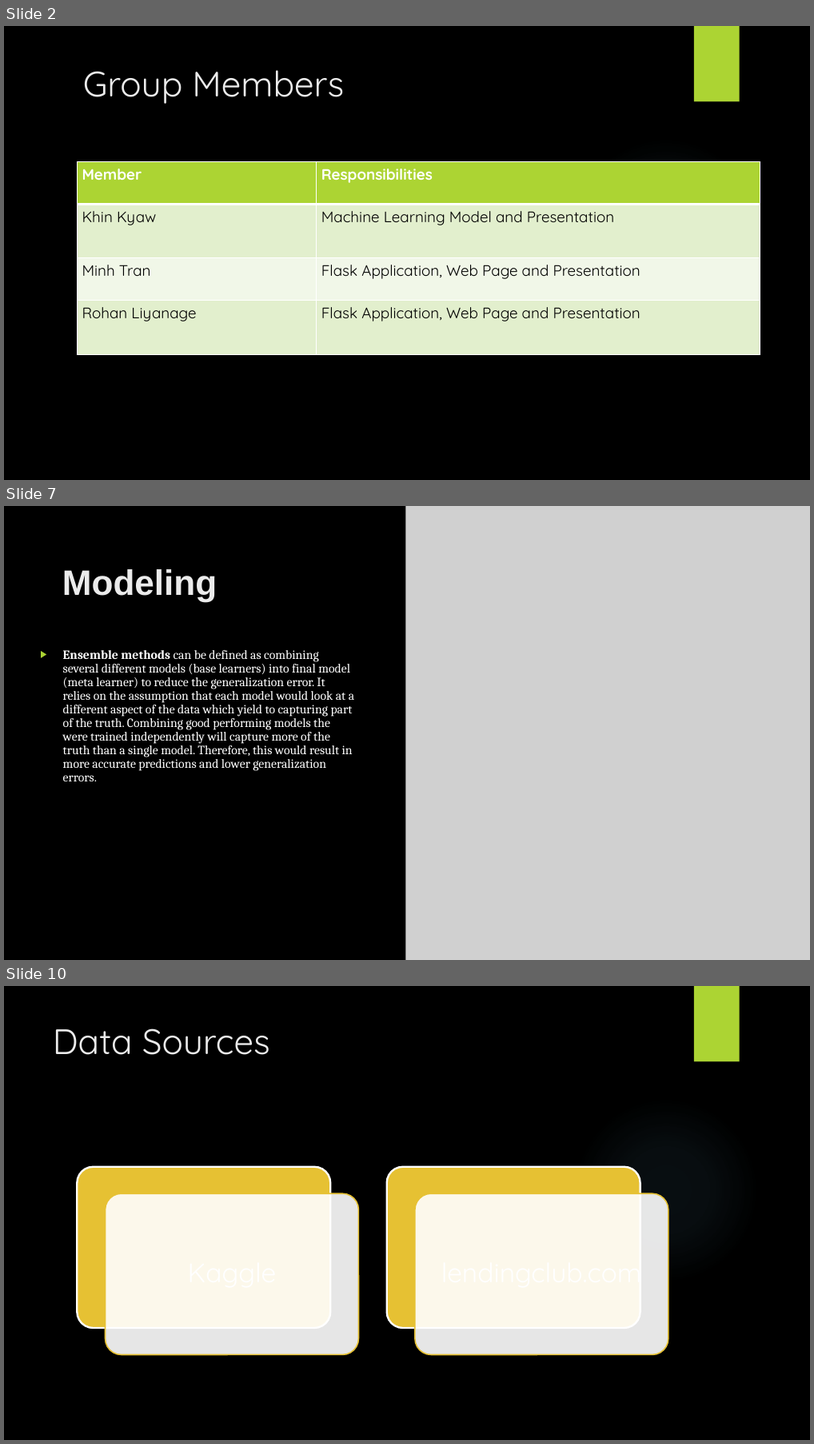
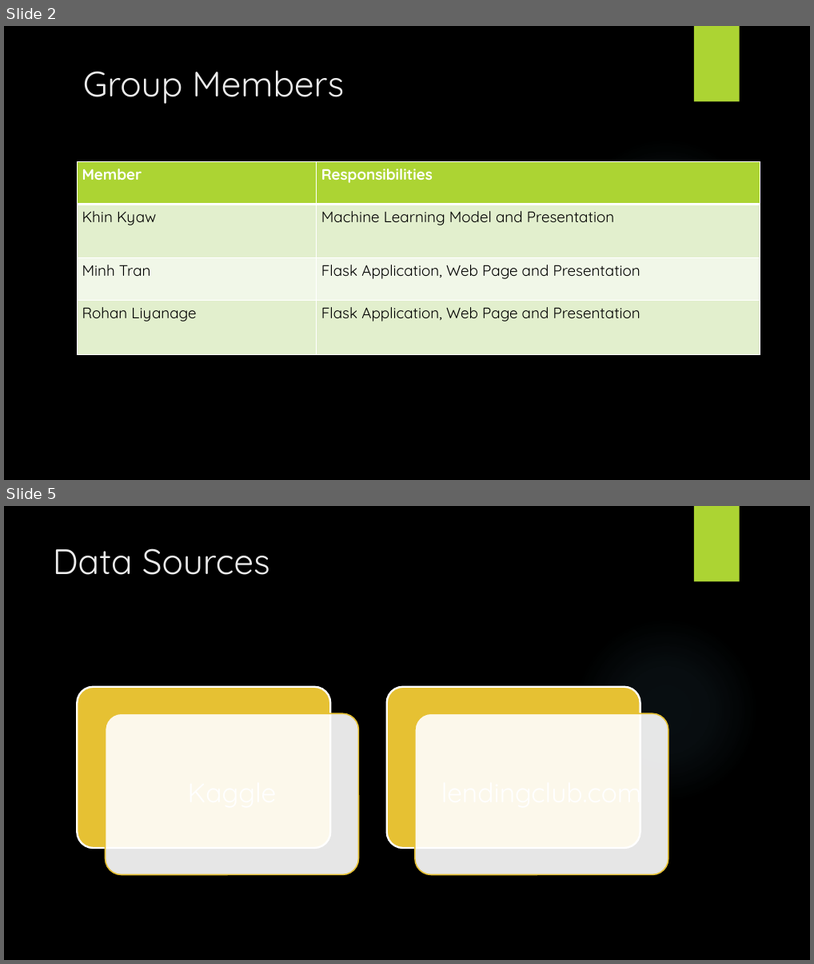
Before and after one commit to Minhtranaccount/Loan_Pay_Back_Ability, a slide deck: project 4 presentation.pptx. Shown one above the other, each under a label of ours: slides 2, 7 and 10 before the commit, slides 2 and 5 after it; the slides between them are not shown. The pictures are 814x1444 and 814x964 pixels, drawn with LibreOffice and Linux fonts; fonts in the diff are those of the drawing; grey boxes stand for pictures; background and template pictures are left out. Boxes give left, top, right and bottom in pixels: in the first picture for what was removed or moved away, otherwise in the second. Text is boxed around its words. In the diff, an @@ line names an element or a change of style, - is before the commit and + after.

```diff
--- a/project 4 presentation.pptx
+++ b/project 4 presentation.pptx
@@ slide 7 removed at (4, 506, 810, 960), background #000000; not listed: 1 template element that a slide beside it also shows @@
@@ picture removed at (406, 506, 810, 960) @@
@@ title removed at (62, 569, 217, 601) @@
-Modeling
@@ text removed at (63, 650, 354, 781) @@
-▶ Ensemble methods can be defined as combining several different models (base learners) into final model (meta learner) to reduce the generalization error. It relies on the assumption that each model would look at a different aspect of the data which yield to capturing part of the truth. Combining good performing models the were trained independently will capture more of the truth than a single model. Therefore, this would result in more accurate predictions and lower generalization errors.
@@ what was slide 10 is now slide 5 @@
```
Also in this commit, not shown: 5 slides changed, 5 slides added, 1 other slide removed.
